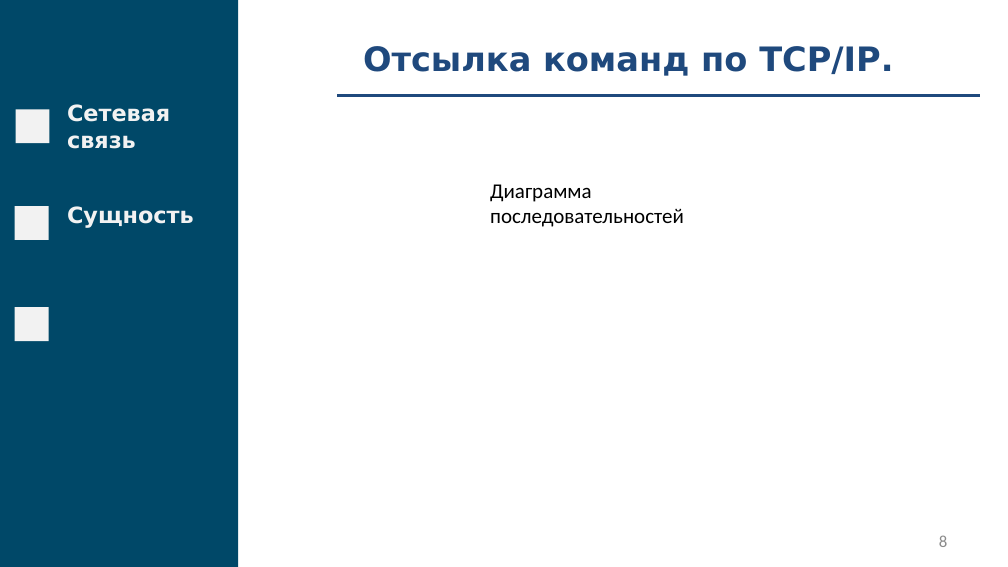
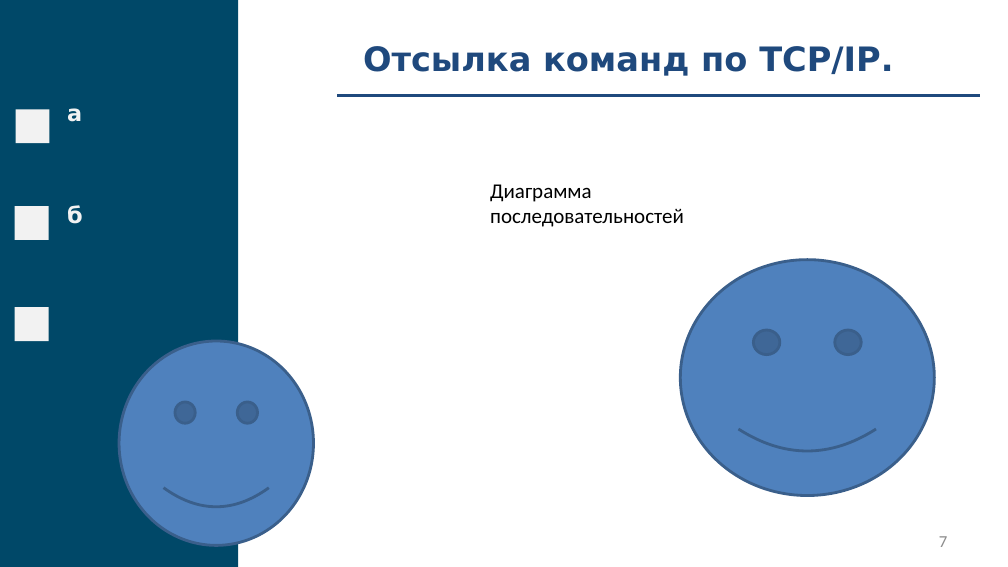
Before and after one commit to fanglores/Gagarin-2022, a slide deck: slide 7 of doc/Presentation.pptx (slide 8 before the commit). Drawn at 1008x567 pixels with LibreOffice and Linux fonts; fonts in the diff are those of the drawing. Boxes give left, top, right and bottom in pixels: in the first picture for what was removed or moved away, otherwise in the second. Text is boxed around its words. In the diff, an @@ line names an element or a change of style, - is before the commit and + after.

```diff
--- a/doc/Presentation.pptx
+++ b/doc/Presentation.pptx
@@ text at box(67, 108, 82, 122): text changed @@
-Сетевая связь
+а
@@ text at box(67, 205, 83, 224): text changed @@
-Сущность
+б
@@ smiley face added at box(680, 260, 934, 496), fill #4F81BD, outline #3A5F8C 2 pt @@
@@ smiley face added at box(119, 341, 313, 545), fill #4F81BD, outline #3A5F8C 2 pt @@
@@ page number at box(939, 536, 947, 547): text changed @@
-8
+7
```
Also in this commit, not shown: 7 other slides changed, 1 slide added.
